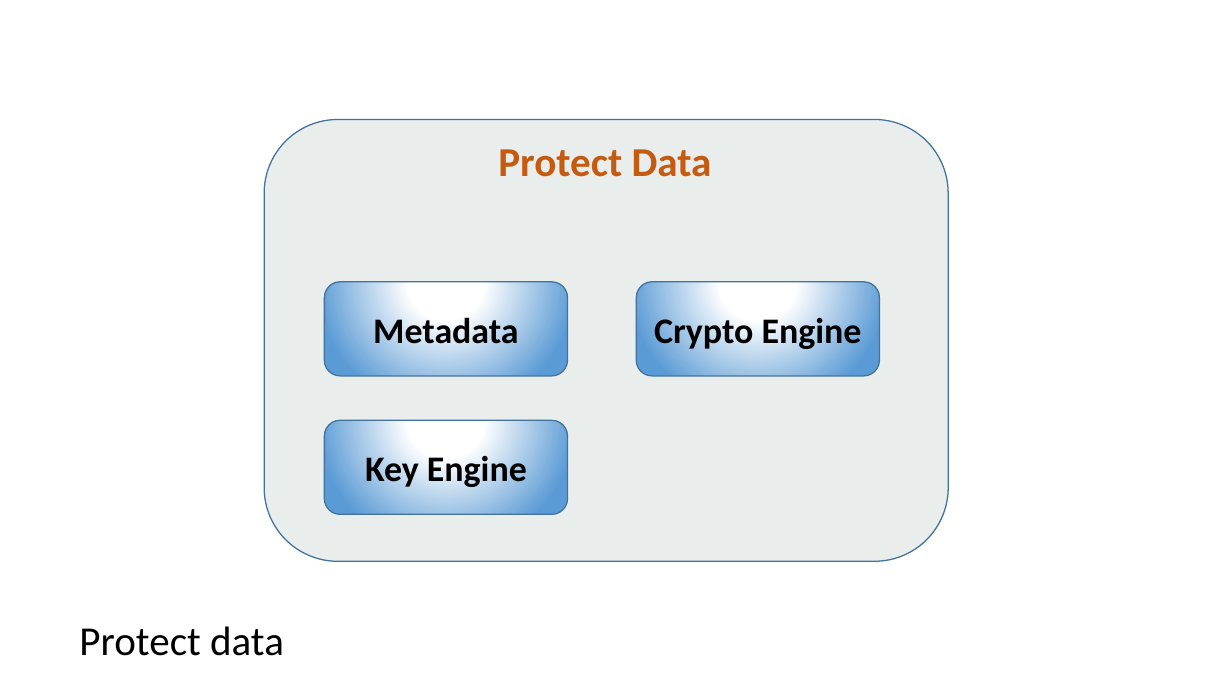
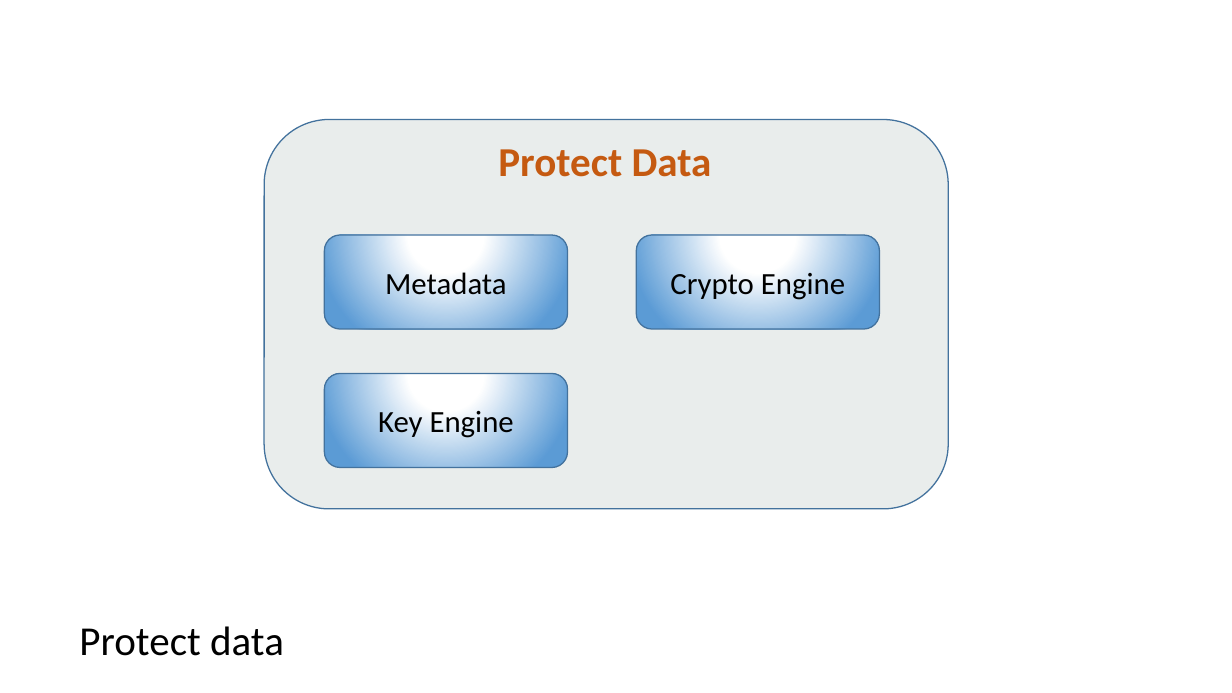
Before and after one commit to dotrungduchd/LUANVAN, a slide deck: slide 13 of Document/SODO.pptx. Drawn at 1232x693 pixels with LibreOffice and Linux fonts; fonts in the diff are those of the drawing. Boxes give left, top, right and bottom in pixels: in the first picture for what was removed or moved away, otherwise in the second. Text is boxed around its words. In the diff, an @@ line names an element or a change of style, - is before the commit and + after.

```diff
--- a/Document/SODO.pptx
+++ b/Document/SODO.pptx
@@ rounded rectangle: place and size @@
-rounded rectangle at <box>264,119,948,561</box>
+rounded rectangle at <box>264,119,948,508</box>
@@ rounded rectangle "Metadata": place and size @@
-rounded rectangle "Metadata" at <box>324,282,567,376</box>
+rounded rectangle "Metadata" at <box>324,235,567,329</box>
@@ size 28 to 24 pt, bold off in 3 elements at <box>324,373,567,468</box>, <box>324,235,567,329</box>, <box>637,235,880,329</box> @@
@@ rounded rectangle "Crypto Engine": place and size @@
-rounded rectangle "Crypto Engine" at <box>637,282,880,376</box>
+rounded rectangle "Crypto Engine" at <box>637,235,880,329</box>
@@ rounded rectangle "Key Engine": place and size @@
-rounded rectangle "Key Engine" at <box>324,421,567,515</box>
+rounded rectangle "Key Engine" at <box>324,373,567,468</box>
```
Also in this commit, not shown: 10 other slides changed, 1 slide added, 1 other file.
